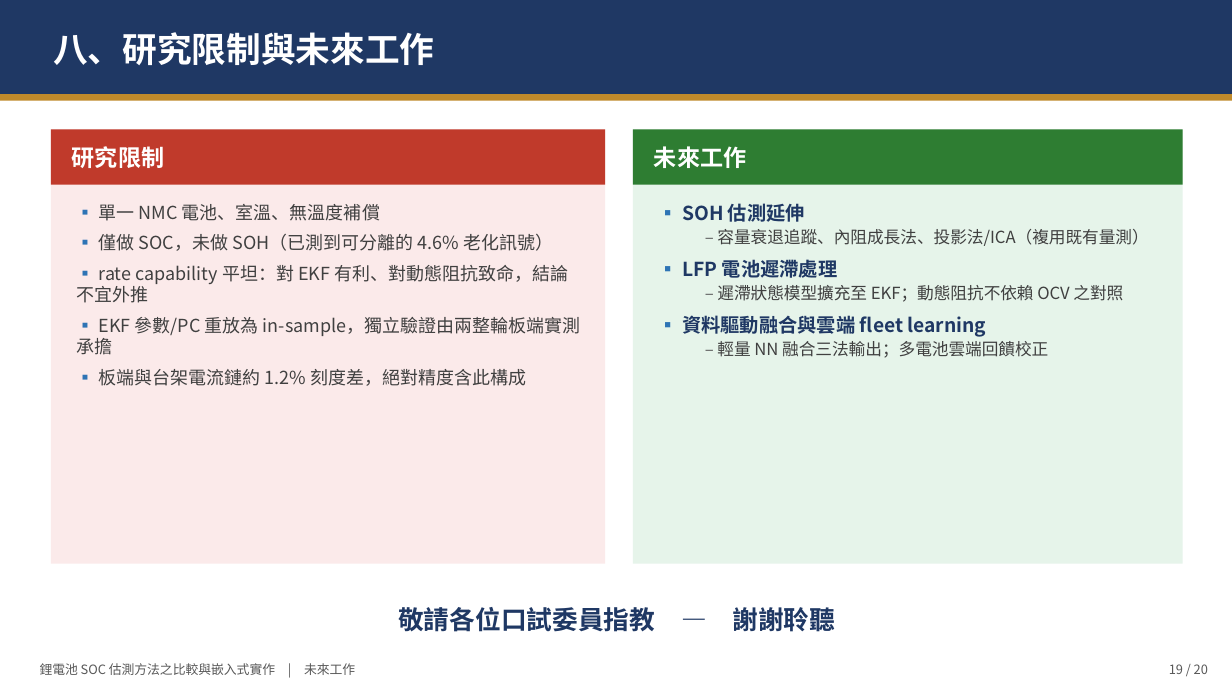
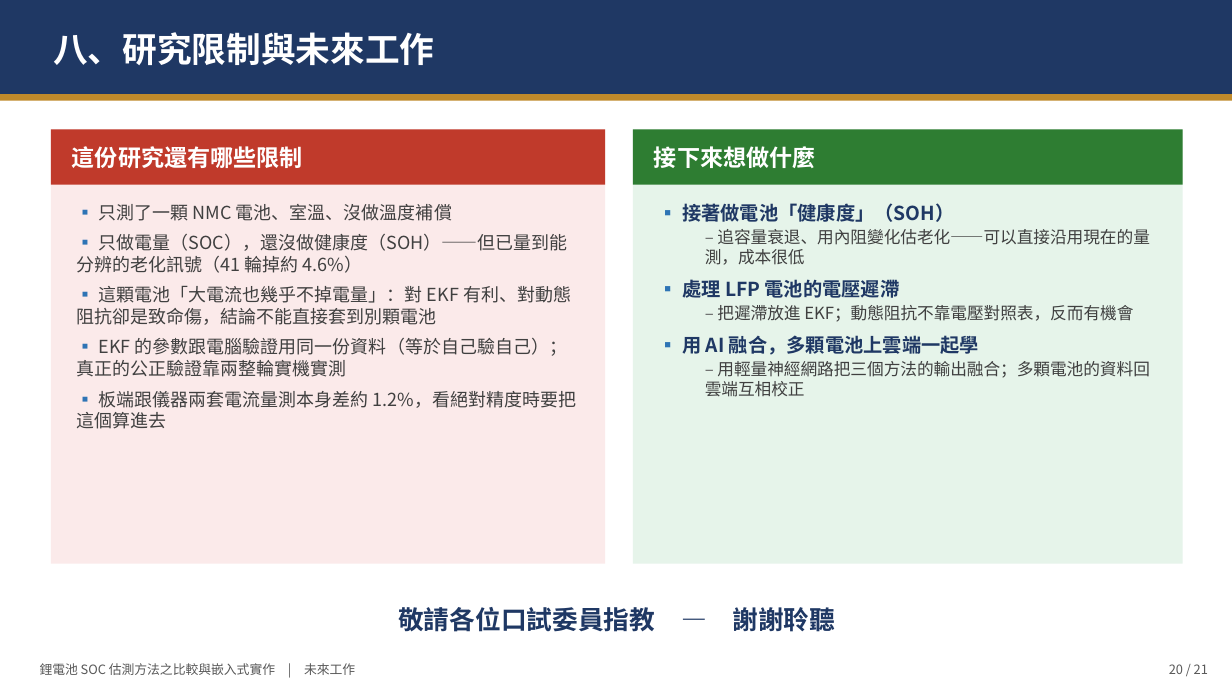
Before and after one commit to JackHung9527/SOC_RESEARCH, a slide deck: slide 21 of DOC/論文撰寫/口試簡報_鋰電池SOC估測.pptx (slide 20 before the commit). Drawn at 1232x693 pixels with LibreOffice and Linux fonts; fonts in the diff are those of the drawing. Boxes give left, top, right and bottom in pixels: in the first picture for what was removed or moved away, otherwise in the second. Text is boxed around its words. In the diff, an @@ line names an element or a change of style, - is before the commit and + after.

```diff
--- a/DOC/論文撰寫/口試簡報_鋰電池SOC估測.pptx
+++ b/DOC/論文撰寫/口試簡報_鋰電池SOC估測.pptx
@@ text at [72, 146, 303, 168]: text changed @@
-研究限制
+這份研究還有哪些限制
@@ text at [654, 146, 816, 168]: text changed @@
-未來工作
+接下來想做什麼
@@ text at [77, 204, 577, 429]: text changed @@
-▪ 單一 NMC 電池、室溫、無溫度補償
-▪ 僅做 SOC，未做 SOH（已測到可分離的 4.6% 老化訊號）
-▪ rate capability 平坦：對 EKF 有利、對動態阻抗致命，結論不宜外推
-▪ EKF 參數/PC 重放為 in-sample，獨立驗證由兩整輪板端實測承擔
-▪ 板端與台架電流鏈約 1.2% 刻度差，絕對精度含此構成
+▪ 只測了一顆 NMC 電池、室溫、沒做溫度補償
+▪ 只做電量（SOC），還沒做健康度（SOH）——但已量到能分辨的老化訊號（41 輪掉約 4.6%）
+▪ 這顆電池「大電流也幾乎不掉電量」：對 EKF 有利、對動態阻抗卻是致命傷，結論不能直接套到別顆電池
+▪ EKF 的參數跟電腦驗證用同一份資料（等於自己驗自己）；真正的公正驗證靠兩整輪實機實測
+▪ 板端跟儀器兩套電流量測本身差約 1.2%，看絕對精度時要把這個算進去
@@ text at [682, 203, 1150, 397]: text changed @@
-▪ SOH 估測延伸
-  – 容量衰退追蹤、內阻成長法、投影法/ICA（複用既有量測）
-▪ LFP 電池遲滯處理
-  – 遲滯狀態模型擴充至 EKF；動態阻抗不依賴 OCV 之對照
-▪ 資料驅動融合與雲端 fleet learning
-  – 輕量 NN 融合三法輸出；多電池雲端回饋校正
+▪ 接著做電池「健康度」（SOH）
+  – 追容量衰退、用內阻變化估老化——可以直接沿用現在的量測，成本很低
+▪ 處理 LFP 電池的電壓遲滯
+  – 把遲滯放進 EKF；動態阻抗不靠電壓對照表，反而有機會
+▪ 用 AI 融合，多顆電池上雲端一起學
+  – 用輕量神經網路把三個方法的輸出融合；多顆電池的資料回雲端互相校正
@@ text at [1169, 664, 1208, 674]: text changed @@
-19 / 20
+20 / 21
```
Also in this commit, not shown: 18 other slides changed, 1 slide added, 8 other files.
